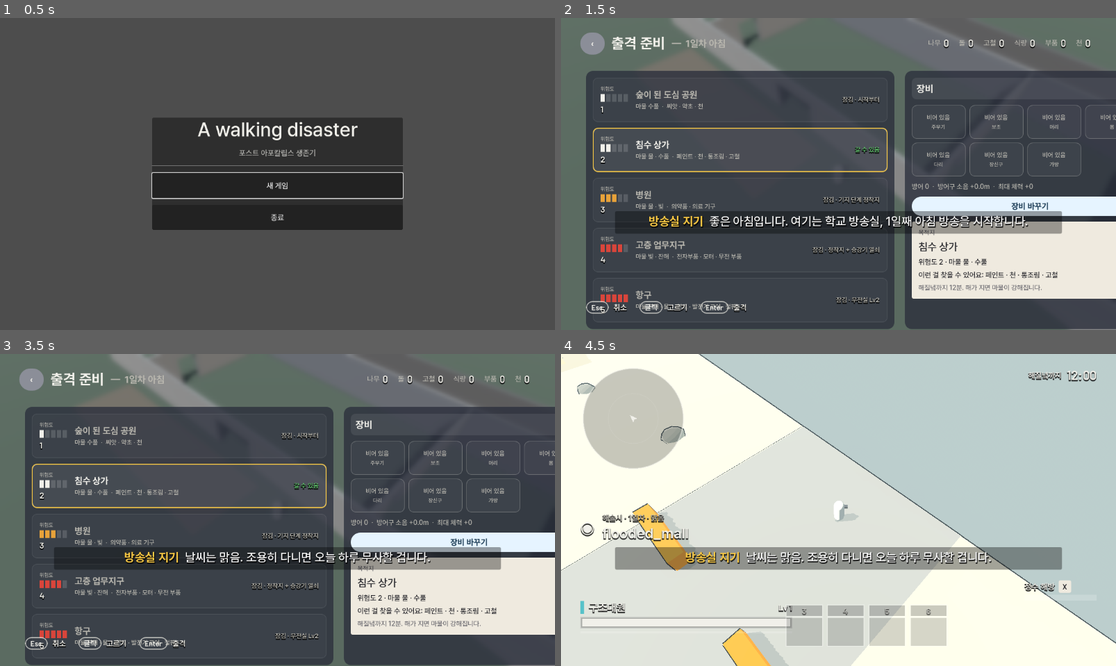
Above: before the commit, frames 1-4 (two rows, left to right).
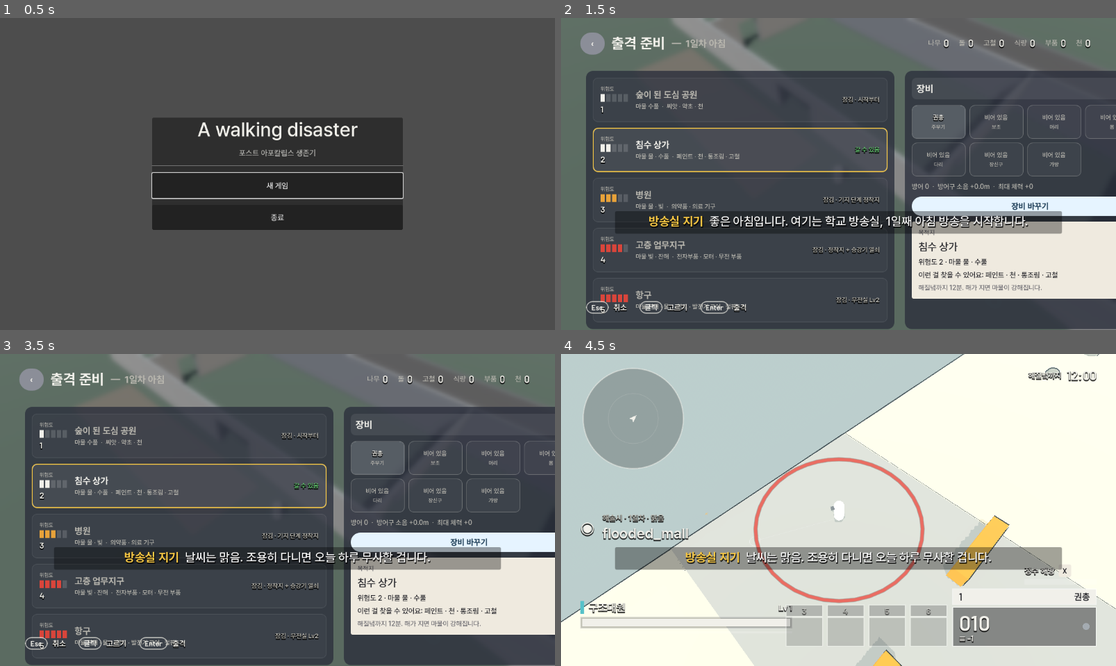
Above: after the commit, the same moments.

Repository: KH32-7/A-walking-disaster
Game: Godot game, scene res://main.tscn
Same seed, same stepped clock (60 frames per second), same inputs: the game is played once before the commit and once after it.
Inputs (mouse positions are in pixels of both pictures, inside the frame that each line leads up to):
- Up to frame 1 (0.5 s): no input
- Up to frame 2 (1.5 s): click "새 게임" at 0.5 s; click "출격 Enter" at 1.25 s
- Up to frame 3 (3.5 s): click "‹" at 2 s; click "출격 Enter" at 2.75 s
- Up to frame 4 (4.5 s): tap Enter (ui_accept) at 3.5, 3.77, 4.07 s; move the mouse to (960, 494) at 3.52 s; hold D (move_right) 3.53-4.25 s; hold Right mouse button (aim) 3.53-4.25 s; click (960, 494) at 3.67 s; tap Z (camera_rotate_left, bound only after the commit) at 3.8 s; drag from (727, 525) to (810, 572) at 4.27 s

Frame 1 is identical in both runs. In frame 2, 0.9% of the frame differs, in the area x 63-73%, y 28-39%; in frame 3, 0.9%; in frame 4, 68%, in the area x 0-100%, y 0-100%.
Error in both runs: Cannot call method 'set_input_as_handled' on a null value. (res://ui/screens/sortie_prep_screen.gd:279)

Commit message:
[A-81] Add camera/aim input actions and starter pistol on new game
- InputSetup.DEFAULTS: camera_rotate_left/right (Z/C), camera_zoom_in/out (mouse wheel),
  aim_left/right/up/down (right stick, deadzone 0.2). Gamepad rotate/zoom left unbound.
- SceneRouter.start_new_game equips STARTER_LOADOUT (pistol in MAIN) on Armory.PLAYER_ID.
- Test and contracts.md note.

Co-Authored-By: Claude Opus 5.5 <noreply@anthropic.com>

Diff:
--- a/core/input_setup.gd
+++ b/core/input_setup.gd
@@ -29,7 +29,21 @@
 	&"bag": [{"key": KEY_TAB}, {"joy_button": JOY_BUTTON_BACK}],
 	&"map": [{"key": KEY_M}],
 	&"pause": [{"key": KEY_ESCAPE}, {"joy_button": JOY_BUTTON_START}],
+	# FieldCamera (Lane B, B-04, issue #81). The mouse wheel is zoom, so weapon swap has no wheel.
+	# Gamepad rotate / zoom are undecided (no free button yet).
+	&"camera_rotate_left": [{"key": KEY_Z}],
+	&"camera_rotate_right": [{"key": KEY_C}],
+	&"camera_zoom_in": [{"mouse": MOUSE_BUTTON_WHEEL_UP}],
+	&"camera_zoom_out": [{"mouse": MOUSE_BUTTON_WHEEL_DOWN}],
+	&"aim_left": [{"joy_axis": [JOY_AXIS_RIGHT_X, -1.0]}],
+	&"aim_right": [{"joy_axis": [JOY_AXIS_RIGHT_X, 1.0]}],
+	&"aim_up": [{"joy_axis": [JOY_AXIS_RIGHT_Y, -1.0]}],
+	&"aim_down": [{"joy_axis": [JOY_AXIS_RIGHT_Y, 1.0]}],
 }
+
+const DEFAULT_DEADZONE := 0.3
+## Per-action deadzone overrides. The right stick aims, so it reacts earlier than movement.
+const DEADZONES := {&"aim_left": 0.2, &"aim_right": 0.2, &"aim_up": 0.2, &"aim_down": 0.2}
 
 
 func _ready() -> void:
@@ -44,7 +58,7 @@
 				continue
 			InputMap.action_erase_events(action)
 		else:
-			InputMap.add_action(action, 0.3)
+			InputMap.add_action(action, DEADZONES.get(action, DEFAULT_DEADZONE))
 		for spec: Dictionary in DEFAULTS[action]:
 			InputMap.action_add_event(action, _make_event(spec))
 
--- a/core/scene_router.gd
+++ b/core/scene_router.gd
@@ -26,6 +26,9 @@
 ## default_region(), the first region that has a map.
 const DEBUG_REGION := &"debug_region"
 const FIELD_LEVELS_DIR := "res://levels/field"
+## Starting loadout of a new game: slot -> item def id, equipped on Armory.PLAYER_ID
+## (design 03 "기본 권총(초반 지급)"; Lane B gives it infinite reserve ammo).
+const STARTER_LOADOUT := {Enums.EquipSlot.MAIN: &"pistol"}
 
 const S := Enums.FlowState
 ## Allowed moves. Anything else is refused with an error.
@@ -87,8 +90,16 @@
 	Settings.apply_preset(difficulty, true)
 	GameState.day = 1
 	GameState.roll_weather()
+	_give_starter_loadout()
 	_begin_morning()
 	return true
+
+
+func _give_starter_loadout() -> void:
+	for slot: Enums.EquipSlot in STARTER_LOADOUT:
+		var uid := Armory.create_item(STARTER_LOADOUT[slot])
+		if uid == &"" or not Armory.equip(Armory.PLAYER_ID, slot, uid):
+			push_error("SceneRouter: could not equip starter item '%s'" % STARTER_LOADOUT[slot])
 
 
 func load_game(slot: int) -> bool:
--- a/tests/core/test_scene_router.gd
+++ b/tests/core/test_scene_router.gd
@@ -33,7 +33,7 @@
 	EventBus.phase_changed.connect(on_phase)
 	EventBus.flow_state_changed.connect(on_flow)
 
-	var ok := _check_three_days() and _check_refused() and _check_stay_branch()
+	var ok := _check_starter_loadout() and _check_three_days() and _check_refused() and _check_stay_branch()
 	ok = ok and await _check_load_to_prep()
 	ok = ok and _check_merge_loot()
 
@@ -65,6 +65,15 @@
 	_phases.clear()
 	_flows.clear()
 	_counts.clear()
+
+
+func _check_starter_loadout() -> bool:
+	# New game equips the starter pistol on the player (issue #81).
+	_to_title()
+	var ok := _expect(SceneRouter.start_new_game(0), "start_new_game refused")
+	var uid := Armory.get_equipped(Armory.PLAYER_ID, Enums.EquipSlot.MAIN)
+	ok = ok and _expect(uid != &"" and Armory.get_item(uid).def_id == &"pistol", "no starter pistol in MAIN")
+	return ok
 
 
 func _check_three_days() -> bool:
Not shown, changed: docs/dev/contracts.md
